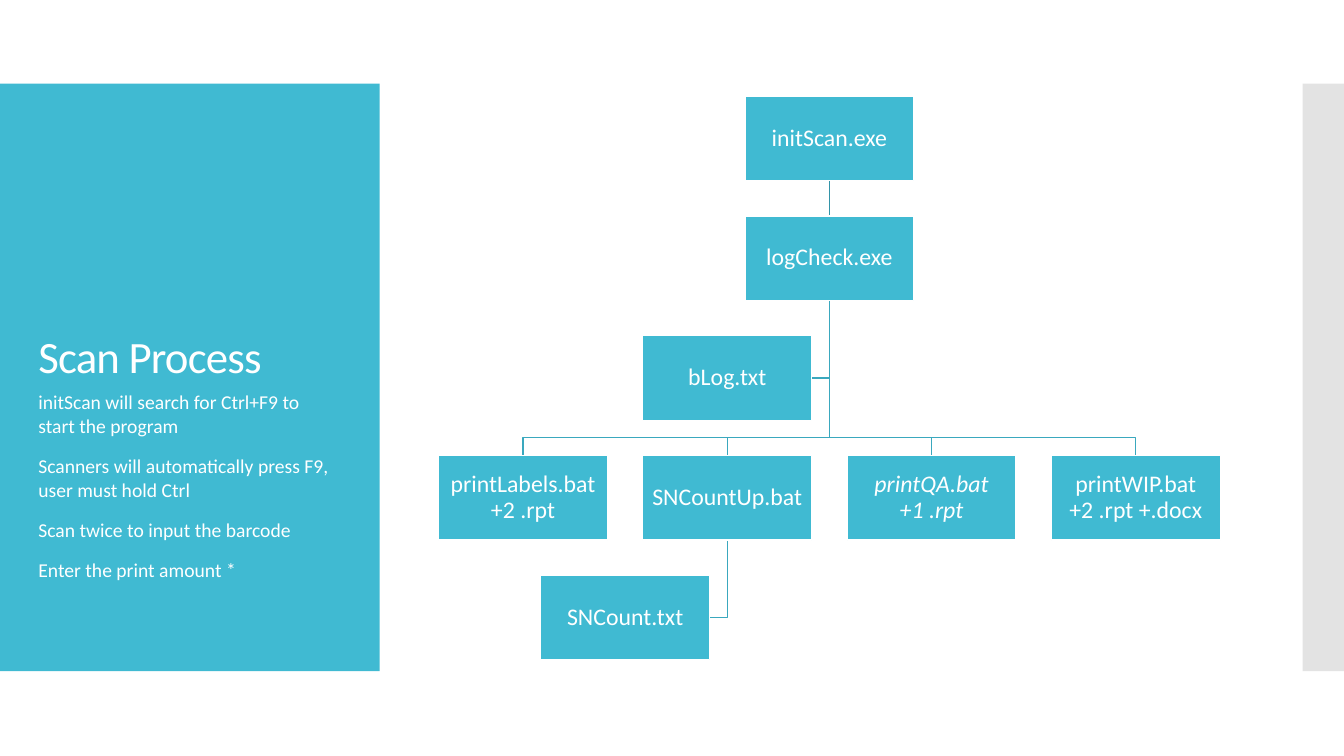
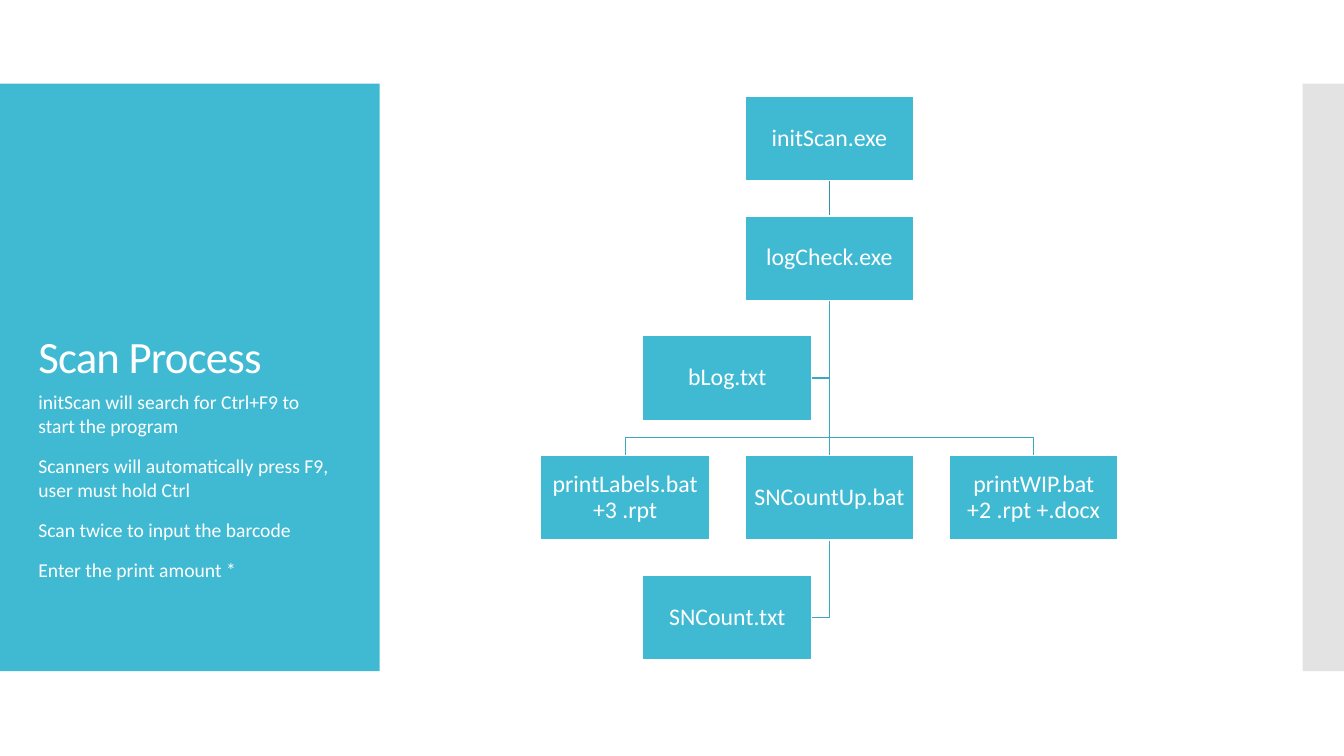
Before and after one commit to pixustechnologies/labelSerialNumberProject, a slide deck: slide 7 of LabelSerialNumberChangeProposal.pptx. Drawn at 1344x756 pixels with LibreOffice and Linux fonts; fonts in the diff are those of the drawing. Boxes give left, top, right and bottom in pixels: in the first picture for what was removed or moved away, otherwise in the second. Text is boxed around its words. In the diff, an @@ line names an element or a change of style, - is before the commit and + after.

Commit message:
AutoHotkey change takes in the barcode properly, and doesnt require two scans QA Sheet Added Readme/ppt updated Config Sheet properly printing

```diff
--- a/LabelSerialNumberChangeProposal.pptx
+++ b/LabelSerialNumberChangeProposal.pptx
@@ freeform shape: place and size @@
-freeform shape at [523,300,830,456]
+freeform shape at [625,300,830,456]
@@ freeform shape removed at [728,300,830,456] @@
@@ freeform shape: place and size @@
-freeform shape at [830,300,932,456]
+freeform shape at [825,300,835,456]
@@ freeform shape: place and size @@
-freeform shape at [830,300,1136,456]
+freeform shape at [830,300,1034,456]
@@ rectangle: place and size @@
-rectangle at [643,456,812,540]
+rectangle at [541,456,710,540]
@@ text at [553,475,698,522]: text changed @@
-printLabels.bat
-+2 .rpt
+printLabels.bat
++3 .rpt
@@ rectangle: place and size @@
-rectangle at [439,456,607,540]
+rectangle at [745,456,913,540]
@@ text removed at [874,475,988,522] @@
-printQA.bat
-+1 .rpt
@@ text "printWIP.bat +2 .rpt +.docx": place and size @@
-text "printWIP.bat +2 .rpt +.docx" at [1069,475,1202,522]
+text "printWIP.bat +2 .rpt +.docx" at [967,475,1100,522]
@@ rectangle removed at [1052,456,1220,540] @@
@@ 2 texts, 2 rectangles, 1 freeform shape: place and size @@
-2 texts, 2 rectangles, 1 freeform shape at [541,456,1016,660]
+2 texts, 2 rectangles, 1 freeform shape at [643,456,1118,660]
```
Also in this commit, not shown: 3 other slides changed, 11 other files.
